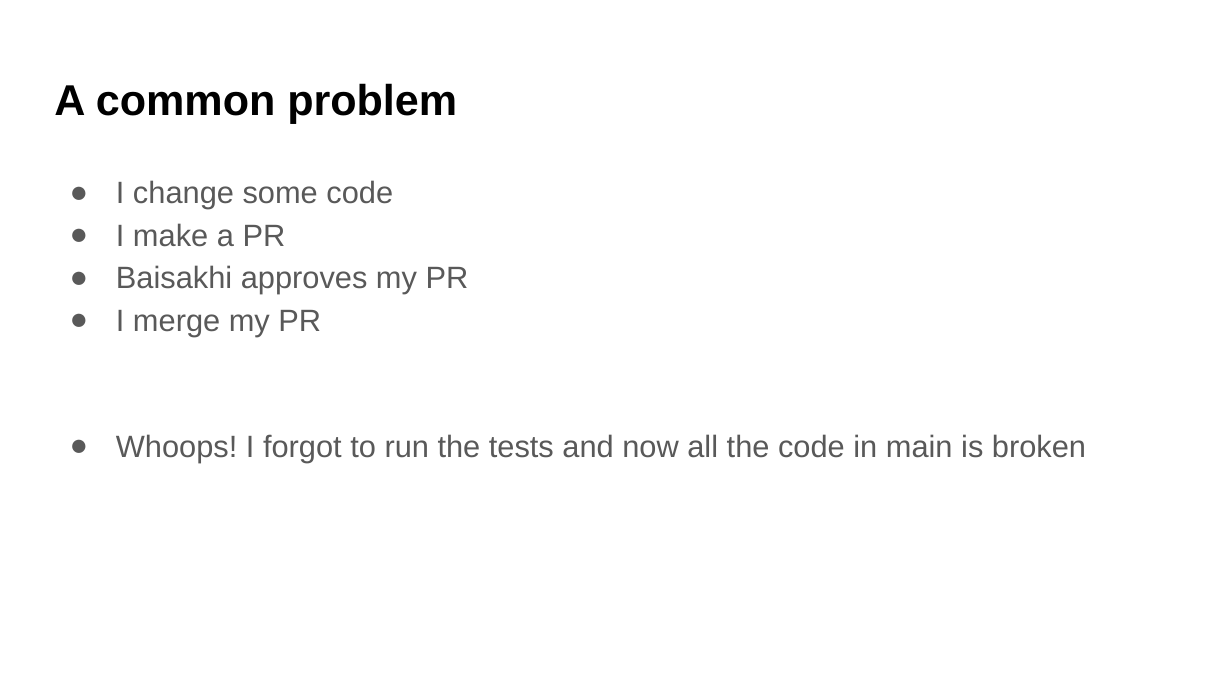
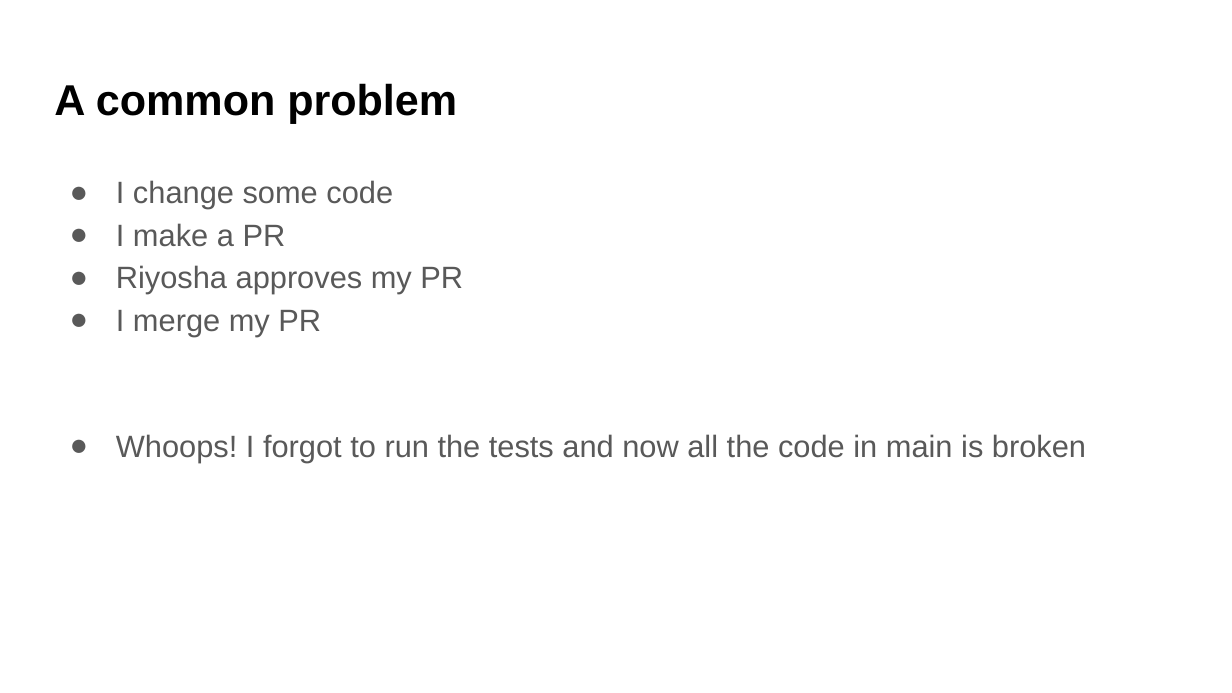
Before and after one commit to UWDATA515/lecture-materials, a slide deck: slide 2 of 07/DATA515_07_ContinuousIntegration.pptx. Drawn at 1232x693 pixels with LibreOffice and Linux fonts; fonts in the diff are those of the drawing; background and template pictures are left out. Boxes give left, top, right and bottom in pixels: in the first picture for what was removed or moved away, otherwise in the second. Text is boxed around its words. In the diff, an @@ line names an element or a change of style, - is before the commit and + after.

```diff
--- a/07/DATA515_07_ContinuousIntegration.pptx
+++ b/07/DATA515_07_ContinuousIntegration.pptx
@@ text at (116, 265, 463, 294): text changed @@
-● Baisakhi approves my PR
+● Riyosha approves my PR
```
Also in this commit, not shown: 5 other slides changed, 1 slide added, 5 other files.
